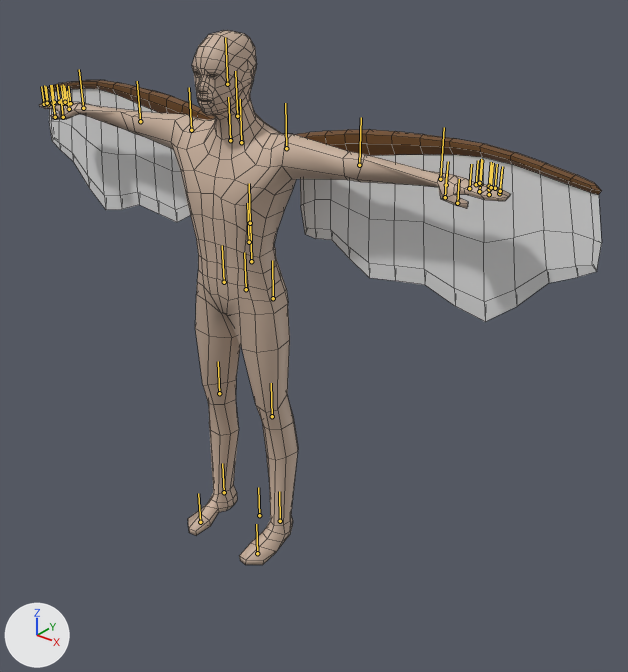
An edit to the Blender file close-enough/Assets/Models/icarus.blend, drawn before and after from the same camera.
Before and after are seen from a 50 mm lens placed at (1.81, -1.84, 2.03), pointed at (0.18, 0.19, 0.77). Arrows for +X, +Y and +Z are at lower left; the lights stay in place. The bones that bend it are drawn over the model as lines. Mesh edges are drawn as thin lines.

The first picture shows 'icarus', 'wings'.
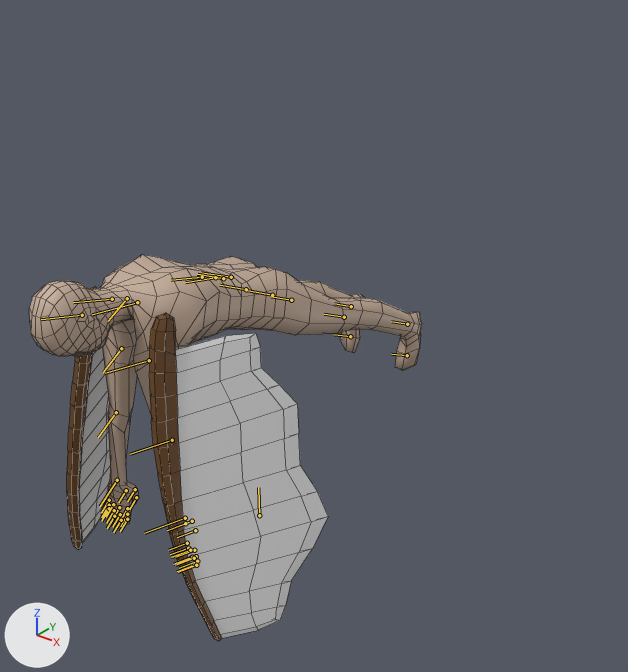
The newer file adds an action. The first version stands in its rest pose; the second is drawn at frame 20 of the action 'icarus_rawAction.001'.

Changed parts and their boxes (x1, y1, x2, y2) in the pictures (628 x 672 px):
'wings', posed (53% narrower, 46% taller): before (48, 80, 602, 322); after (67, 287, 328, 641)
'icarus', posed: before (39, 30, 510, 565); after (29, 254, 422, 525)
bone 'pelvis', root to tip: before (246, 289) to (244, 252); after (246, 289) to (220, 285)
bone 'spine_01', root to tip: before (251, 261) to (250, 223); after (231, 277) to (203, 273)
bone 'spine_02', root to tip: before (249, 242) to (247, 203); after (215, 277) to (185, 282)
bone 'spine_03', root to tip: before (250, 223) to (249, 183); after (202, 277) to (171, 280)
bone 'clavicle_l', root to tip: before (241, 142) to (240, 99); after (137, 302) to (92, 314)
bone 'clavicle_r', root to tip: before (230, 140) to (228, 97); after (127, 298) to (108, 321)

The change in detail:
Bone 'pelvis' (bone_pelvis) turns from (0, 0, 0) to (65, 0, 0) degrees about its own x, y and z.
Bone 'spine_01' (bone_spine_01) turns from (0, 0, 0) to (2, 0, 0) degrees about its own x, y and z.
Bone 'spine_02' (bone_spine_02) turns from (0, 0, 0) to (12, 0, 0) degrees about its own x, y and z.
Bone 'spine_03' (bone_spine_03) turns from (0, 0, 0) to (-3, 0, 0) degrees about its own x, y and z.
Bone 'clavicle_l' (bone_clavicle_l) turns from (0, 0, 0) to (78, -70, -51) degrees about its own x, y and z.
Bone 'clavicle_r' (bone_clavicle_r) turns from (0, 0, 0) to (78, 70, 51) degrees about its own x, y and z.
